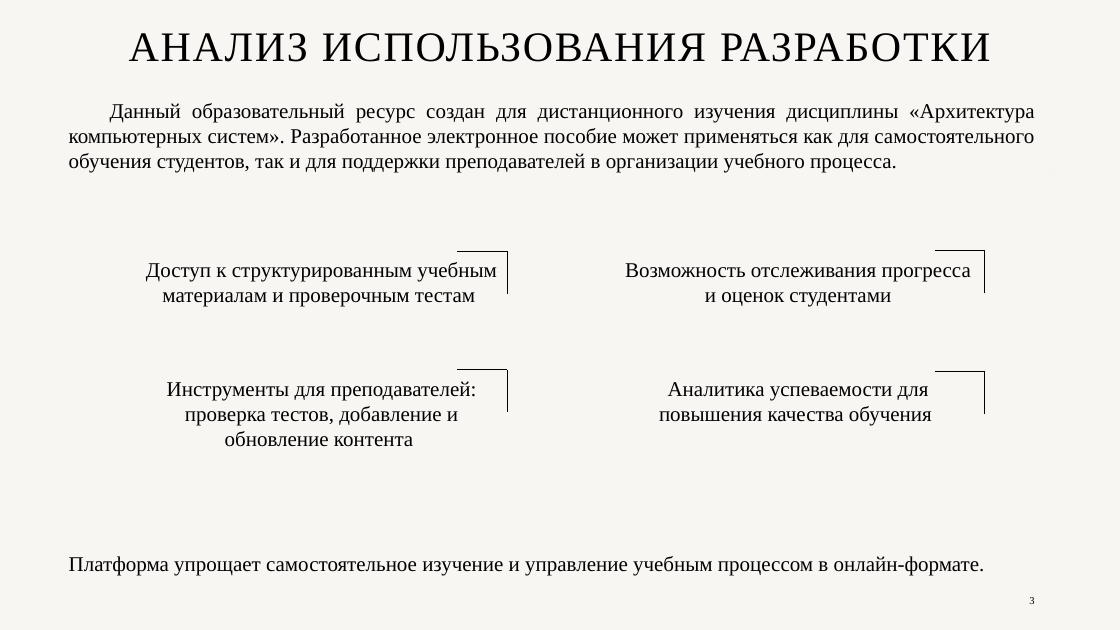
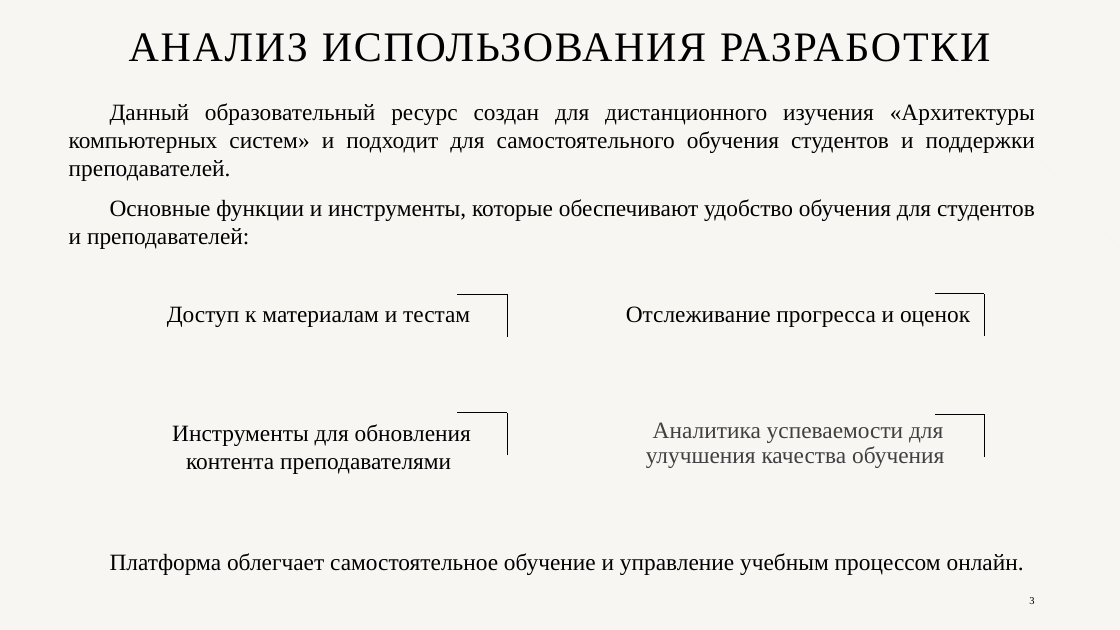
Before and after one commit to AngelinaPuh/diplom_project, a slide deck: slide 3 of dokuments/предзащита.pptx. Drawn at 1120x630 pixels with LibreOffice and Linux fonts; fonts in the diff are those of the drawing; background and template pictures are left out. Boxes give left, top, right and bottom in pixels: in the first picture for what was removed or moved away, otherwise in the second. Text is boxed around its words. In the diff, an @@ line names an element or a change of style, - is before the commit and + after.

```diff
--- a/dokuments/предзащита.pptx
+++ b/dokuments/предзащита.pptx
@@ text at <box>69,103,1035,249</box>: text changed; size 18 to 20 pt @@
-Данный образовательный ресурс создан для дистанционного изучения дисциплины «Архитектура компьютерных систем». Разработанное электронное пособие может применяться как для самостоятельного обучения студентов, так и для поддержки преподавателей в организации учебного процесса.
+Данный образовательный ресурс создан для дистанционного изучения «Архитектуры компьютерных систем» и подходит для самостоятельного обучения студентов и поддержки преподавателей.
+Основные функции и инструменты, которые обеспечивают удобство обучения для студентов и преподавателей:
@@ text at <box>167,306,470,327</box>: text changed; size 18 to 20 pt @@
-Доступ к структурированным учебным материалам и проверочным тестам
+Доступ к материалам и тестам
@@ text at <box>626,306,970,327</box>: text changed; size 18 to 20 pt @@
-Возможность отслеживания прогресса и оценок студентами
+Отслеживание прогресса и оценок
@@ 8 lines: place and size @@
-8 lines at <box>458,250,985,413</box>
+8 lines at <box>458,294,985,457</box>
@@ text at <box>172,424,471,474</box>: text changed; size 18 to 20 pt @@
-Инструменты для преподавателей: проверка тестов, добавление и обновление контента
+Инструменты для обновления контента преподавателями
@@ text at <box>646,422,944,468</box>: text changed; size 18 to 20 pt; text colour #000000 to #404040 @@
-Аналитика успеваемости для повышения качества обучения
+Аналитика успеваемости для улучшения качества обучения
@@ text at <box>110,553,1024,575</box>: text changed; size 18 to 20 pt @@
-Платформа упрощает самостоятельное изучение и управление учебным процессом в онлайн-формате.
+Платформа облегчает самостоятельное обучение и управление учебным процессом онлайн.
```
Also in this commit, not shown: 9 other slides changed, 51 other files.
